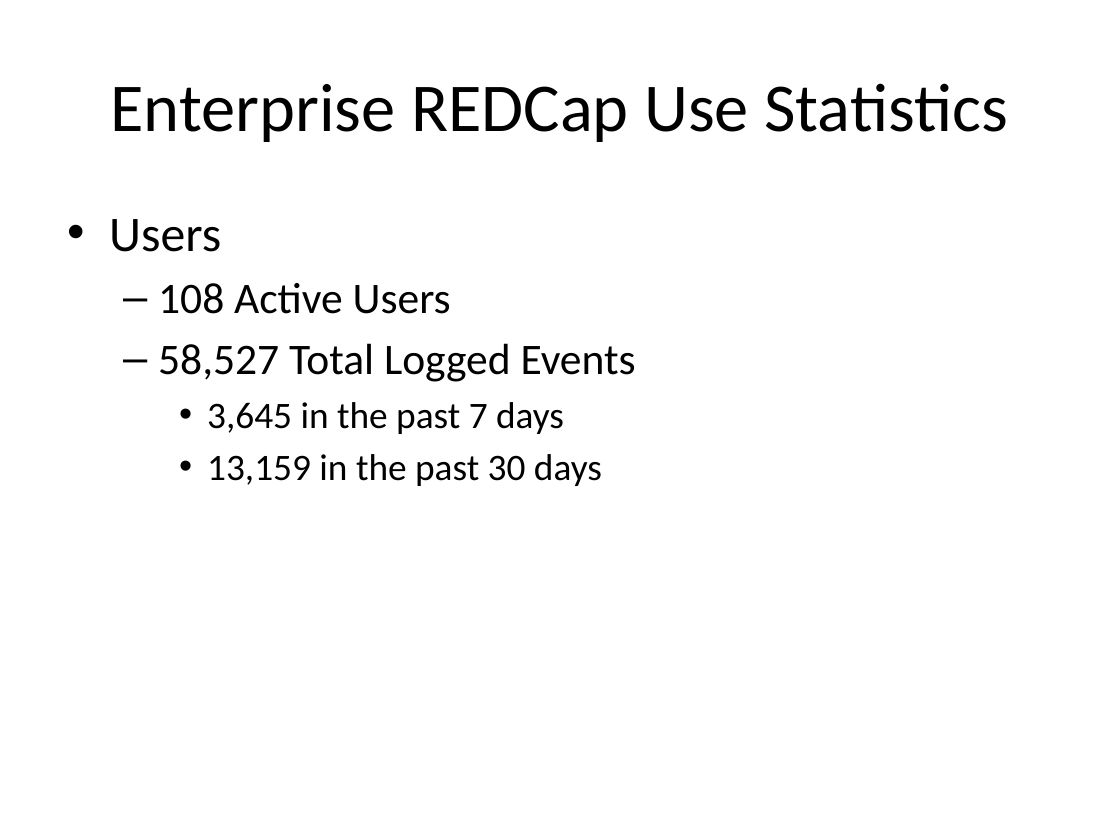
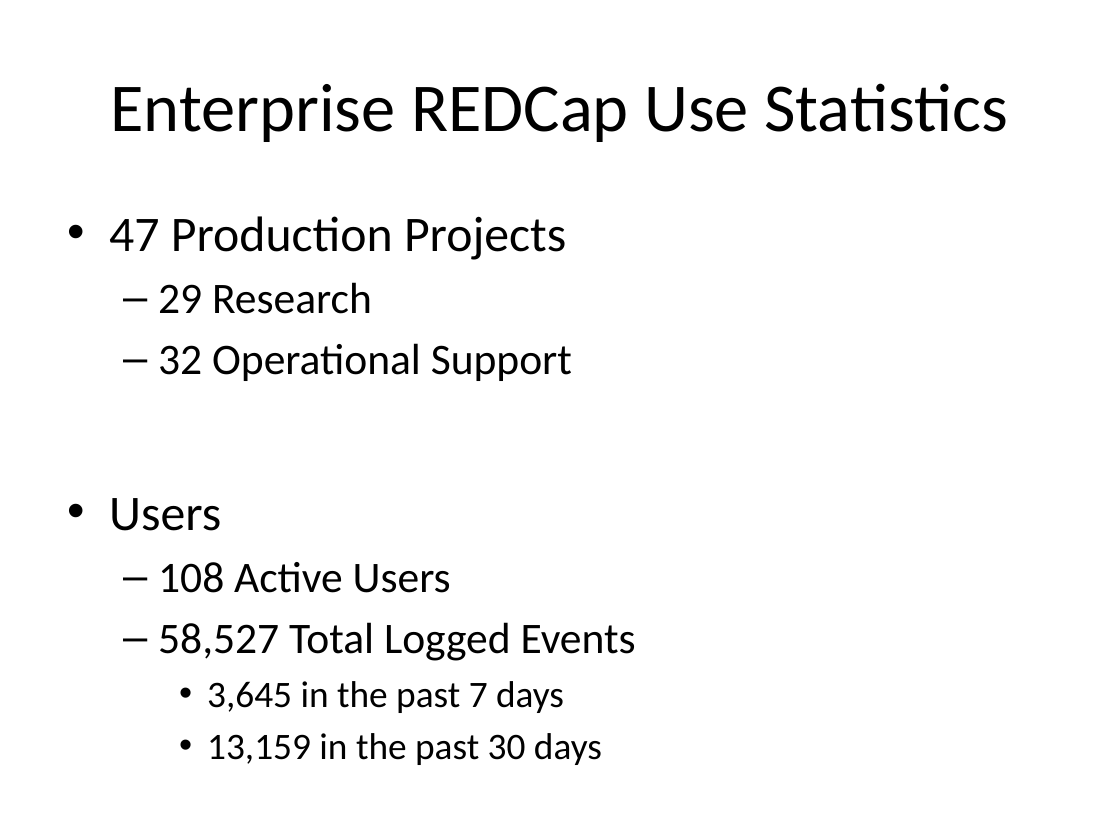
Before and after one commit to OuhscBbmc/RedcapGovernanceDocs, a slide deck: slide 11 of agendas/2016-04-redcap-governance-meeting.pptx. Drawn at 1120x840 pixels with LibreOffice and Linux fonts; fonts in the diff are those of the drawing. Boxes give left, top, right and bottom in pixels: in the first picture for what was removed or moved away, otherwise in the second. Text is boxed around its words. In the diff, an @@ line names an element or a change of style, - is before the commit and + after.

```diff
--- a/agendas/2016-04-redcap-governance-meeting.pptx
+++ b/agendas/2016-04-redcap-governance-meeting.pptx
@@ text at [109,216,572,381]: paragraphs added @@
+• 47 Production Projects
+  – 29 Research
+  – 32 Operational Support
```
Also in this commit, not shown: 7 other slides changed, 18 slides added, 8 slides removed.
